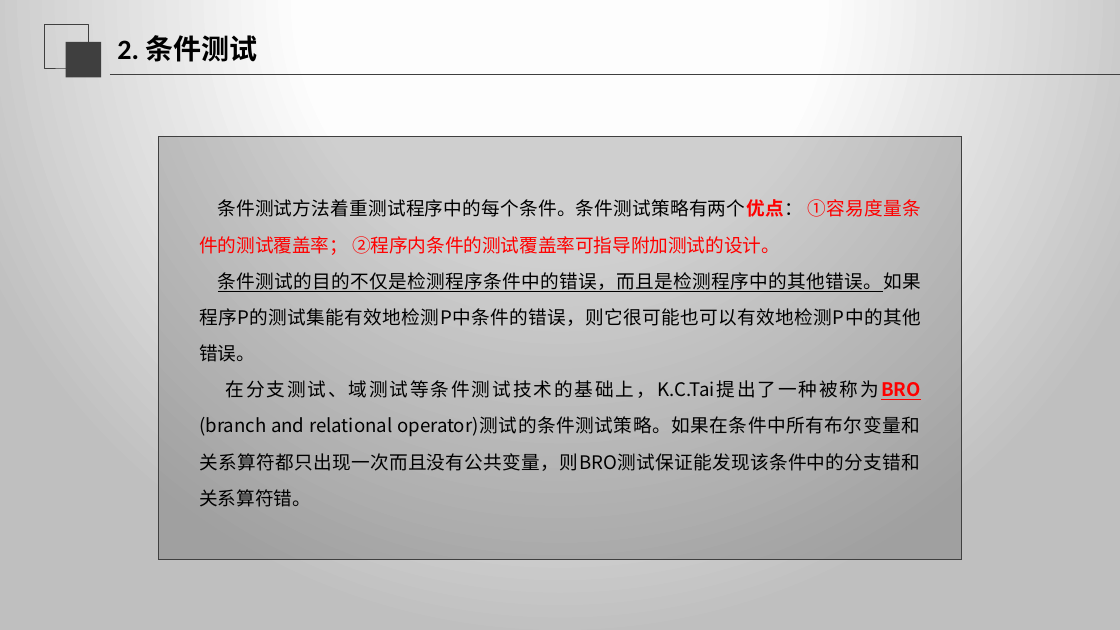
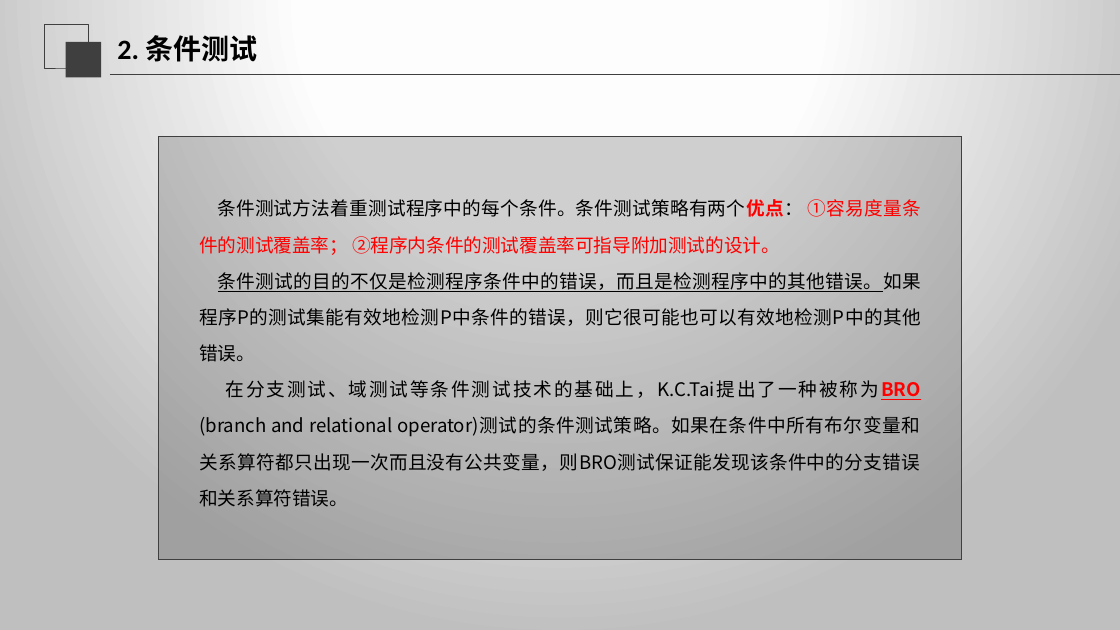
Before and after one commit to SE2020-G02/OurSudoku, a slide deck: slide 51 of SE2020-G02-实现阶段/翻转课堂 7.6白盒测试.pptx. Drawn at 1120x630 pixels with LibreOffice and Linux fonts; fonts in the diff are those of the drawing. Boxes give left, top, right and bottom in pixels: in the first picture for what was removed or moved away, otherwise in the second. Text is boxed around its words. In the diff, an @@ line names an element or a change of style, - is before the commit and + after.

Commit message:
测试计划修订

```diff
--- a/SE2020-G02-实现阶段/翻转课堂 7.6白盒测试.pptx
+++ b/SE2020-G02-实现阶段/翻转课堂 7.6白盒测试.pptx
@@ text at (199, 380, 920, 507): text changed @@
-在分支测试、域测试等条件测试技术的基础上，K.C.Tai提出了一种被称为BRO (branch and relational operator)测试的条件测试策略。如果在条件中所有布尔变量和关系算符都只出现一次而且没有公共变量，则BRO测试保证能发现该条件中的分支错和关系算符错。
+在分支测试、域测试等条件测试技术的基础上，K.C.Tai提出了一种被称为BRO (branch and relational operator)测试的条件测试策略。如果在条件中所有布尔变量和关系算符都只出现一次而且没有公共变量，则BRO测试保证能发现该条件中的分支错误和关系算符错误。
```
Also in this commit, not shown: 3 other slides changed, 1 other file.
